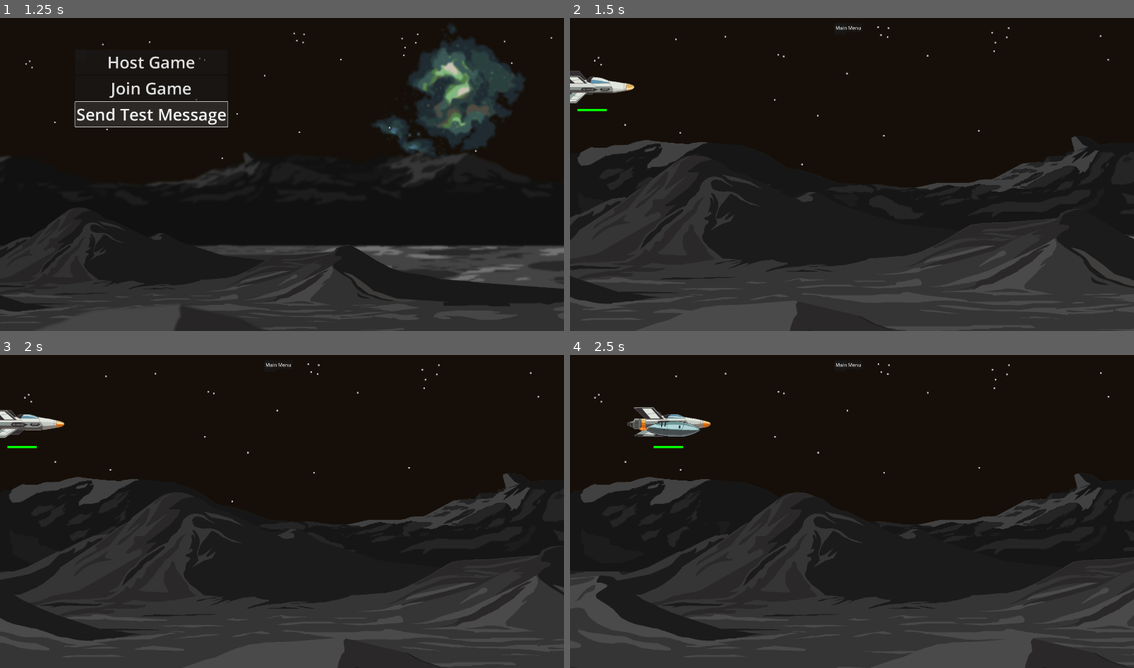
Above: before the commit, frames 1-4 (two rows, left to right).
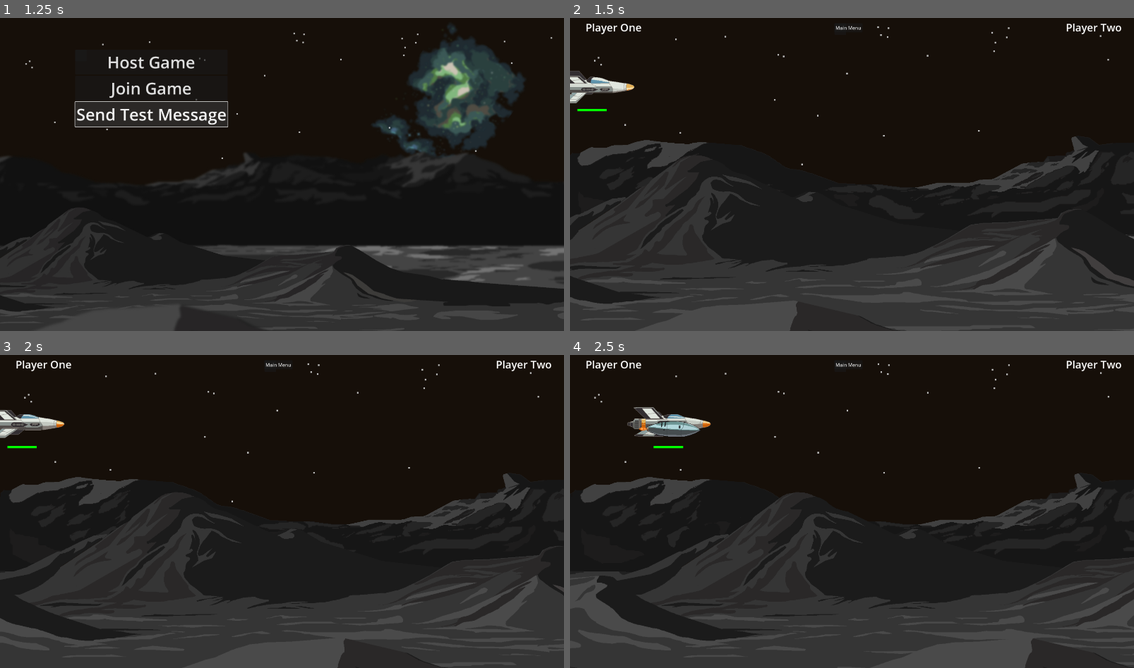
Above: after the commit, the same moments.

Repository: AUTeddy/godot-intro-multiplayer-1
Game: Godot game, scene res://scenes/main_menu.tscn
Two runs of this game, one before a commit and one after it. Both use one fixed random seed, a clock stepped at 60 frames per second and the inputs below.
Inputs:
- Up to frame 1 (1.25 s): click "Send Test Message" at 0.5 s
- Up to frame 2 (1.5 s): click "Host Game" at 1.25 s
- Up to frame 3 (2 s): no input
- Up to frame 4 (2.5 s): hold D (right) from 2.03 s (still down); tap Space (fire) at 2.1 s

Frame 1 is identical in both runs. In frame 2, 0.3% of the frame differs, in the area x 2-98%, y 1-6%; in frame 3, 0.3%; in frame 4, 0.3%.

Commit message:
Section 5 Complete
- added scoreboard
- added ability to play again
- match resets scores and player health after restart or new player joins

Diff:
--- a/project.godot
+++ b/project.godot
@@ -18,6 +18,7 @@
 [autoload]
 
 NetworkManager="*res://scripts/network/network_manager.gd"
+MatchManager="*res://scripts/multiplayer/match_manager.gd"
 
 [display]
 
--- a/scenes/game.tscn
+++ b/scenes/game.tscn
@@ -8,6 +8,7 @@
 [ext_resource type="Texture2D" uid="uid://dpengsylmmv3u" path="res://assets/game-bg/moon_mid.png" id="4_lbhrr"]
 [ext_resource type="Texture2D" uid="uid://dxci2ckfqp2yr" path="res://assets/game-bg/moon_front.png" id="5_iywne"]
 [ext_resource type="Texture2D" uid="uid://daqskdqetu3jm" path="res://assets/game-bg/moon_floor.png" id="6_p57ef"]
+[ext_resource type="Script" uid="uid://qpijsveyphtf" path="res://scripts/components/scoreboard_component.gd" id="9_0tnpc"]
 
 [node name="Game" type="Node2D"]
 script = ExtResource("1_u5sy4")
@@ -99,7 +100,44 @@
 layout_mode = 2
 text = "Main Menu"
 
+[node name="Player1Score" type="Label" parent="GameMenu/Panel"]
+layout_mode = 0
+offset_left = -847.0
+offset_top = -11.0
+offset_right = -657.0
+offset_bottom = 39.0
+theme_override_font_sizes/font_size = 36
+text = "Player One"
+horizontal_alignment = 1
+
+[node name="Player2Score" type="Label" parent="GameMenu/Panel"]
+layout_mode = 0
+offset_left = 788.0
+offset_top = -11.0
+offset_right = 978.0
+offset_bottom = 39.0
+theme_override_font_sizes/font_size = 36
+text = "Player Two"
+horizontal_alignment = 1
+
+[node name="PlayAgain" type="Button" parent="GameMenu/Panel"]
+visible = false
+layout_mode = 0
+offset_left = -142.0
+offset_top = 317.0
+offset_right = 245.0
+offset_bottom = 424.0
+theme_override_font_sizes/font_size = 72
+text = "Play Again!"
+
 [node name="SpawnPath" type="Node2D" parent="."]
 unique_name_in_owner = true
 
+[node name="ScoreboardComponent" type="Node" parent="." node_paths=PackedStringArray("player1_score", "player2_score", "play_again_button")]
+script = ExtResource("9_0tnpc")
+player1_score = NodePath("../GameMenu/Panel/Player1Score")
+player2_score = NodePath("../GameMenu/Panel/Player2Score")
+play_again_button = NodePath("../GameMenu/Panel/PlayAgain")
+metadata/_custom_type_script = "uid://qpijsveyphtf"
+
 [connection signal="pressed" from="GameMenu/Panel/HBoxContainer/MainMenu" to="." method="_on_main_menu_pressed"]
--- /dev/null
+++ b/scripts/components/scoreboard_component.gd
@@ -0,0 +1,40 @@
+class_name ScoreboardComponent
+extends Node
+
+@export var player1_score: Label
+@export var player2_score: Label
+@export var play_again_button: Button
+
+const player1_label = "Player 1\n%s"
+const player2_label = "Player 2\n%s"
+
+func _ready() -> void:
+	play_again_button.pressed.connect(_play_again)
+
+	MatchManager.scores_updated.connect(_update_scores)
+	MatchManager.game_ended.connect(_game_over)
+	MatchManager.game_restarted.connect(_reset_scoreboard)
+
+func _update_scores(scores):
+	for player_name in scores.keys():
+		if player_name == "1":
+			player1_score.text = player1_label % scores["1"]
+		else:
+			player2_score.text = player2_label % scores[player_name]
+
+func _game_over(winning_player_name: String):
+	if winning_player_name == "1":
+		player1_score.text = player1_score.text + "\nWINNER!"
+	else:
+		player2_score.text = player2_score.text + "\nWINNER!"
+
+	if is_multiplayer_authority():
+		play_again_button.visible = true
+
+func _play_again():
+	play_again_button.visible = false
+	MatchManager.restart_match()
+
+func _reset_scoreboard():
+	player1_score.text = player1_label % 0
+	player2_score.text = player2_label % 0
--- /dev/null
+++ b/scripts/multiplayer/match_manager.gd
@@ -0,0 +1,56 @@
+extends Node
+
+const WINNING_SCORE: int = 5
+
+signal scores_updated
+signal game_ended
+signal game_restarted
+
+var game_paused = false
+
+var _player_scores = {}
+
+func player_died(killed_player_name: String):
+	print("Player %s died" % killed_player_name)
+
+	for player_name in _player_scores.keys():
+		if player_name != killed_player_name:
+			_player_scores[player_name] = _player_scores[player_name] + 1
+
+			if _player_scores[player_name] >= WINNING_SCORE:
+				_game_over.rpc(player_name, _player_scores)
+				return
+
+	_report_score.rpc(_player_scores)
+
+@rpc("authority", "call_local", "reliable")
+func _report_score(scores):
+	scores_updated.emit(scores)
+
+@rpc("authority", "call_local", "reliable")
+func _game_over(winning_player_name: String, final_scores):
+	game_paused = true
+	scores_updated.emit(final_scores)
+	game_ended.emit(winning_player_name)
+
+@rpc("authority", "call_local", "reliable")
+func _play_again():
+	game_restarted.emit()
+	game_paused = false
+
+func _reset_scores():
+	for player_name in _player_scores.keys():
+		_player_scores[player_name] = 0
+
+func restart_match():
+	_reset_scores()
+	_play_again.rpc()
+
+func add_player_to_score_keeping(player_name: String):
+	_player_scores[player_name] = 0
+
+func remove_player_from_score_keeping(player_name: String):
+	_player_scores.erase(player_name)
+
+func player_left_game(player_name: String):
+	remove_player_from_score_keeping(player_name)
--- a/scripts/multiplayer/spawn_manager.gd
+++ b/scripts/multiplayer/spawn_manager.gd
@@ -16,11 +16,15 @@
 	print("Peer connected: %s" % network_id)
 	_add_player_to_game(network_id)
 
+	MatchManager.restart_match()
+
 func _peer_disconnected(network_id):
 	print("Peer disconnected: %s" % network_id)
 	var player_to_remove = spawn_path.find_child(str(network_id), false, false)
 	if player_to_remove:
 		player_to_remove.queue_free()
+
+	MatchManager.player_left_game(str(network_id))
 
 func _add_player_to_game(network_id: int):
 
@@ -35,4 +39,6 @@
 		player_to_add.global_transform = Transform2D(0, Vector2(randi_range(1400, 1600), randi_range(50, 570)))
 		player_to_add.selected_ship = player_to_add.ship_types[1]
 
+	MatchManager.add_player_to_score_keeping(str(network_id))
+
 	spawn_path.add_child(player_to_add)
--- a/scripts/player.gd
+++ b/scripts/player.gd
@@ -26,9 +26,10 @@
 
 	if is_multiplayer_authority():
 		attribute_component.no_health.connect(_player_no_health)
+		MatchManager.game_restarted.connect(reset_player)
 
 func _physics_process(delta: float) -> void:
-	if get_tree().get_multiplayer().has_multiplayer_peer() and is_multiplayer_authority():
+	if get_tree().get_multiplayer().has_multiplayer_peer() and is_multiplayer_authority() and not MatchManager.game_paused:
 		var direction := player_input.input_dir
 		if direction:
 			_velocity.x = direction.x * SPEED
@@ -48,6 +49,7 @@
 
 func _player_no_health():
 	print("Player died")
+	MatchManager.player_died(name)
 	await get_tree().create_timer(1).timeout
 	reset_player()
 
--- a/scripts/player_input.gd
+++ b/scripts/player_input.gd
@@ -6,7 +6,7 @@
 var input_dir: Vector2
 
 func _physics_process(delta: float) -> void:
-	if get_tree().get_multiplayer().has_multiplayer_peer() and is_multiplayer_authority():
+	if get_tree().get_multiplayer().has_multiplayer_peer() and is_multiplayer_authority() and not MatchManager.game_paused:
 		input_dir = Input.get_vector("left", "right", "up", "down")
 
 		if Input.is_action_just_pressed("fire"):
Not shown: 1 places in scenes/game.tscn that only renumber resources
Not shown, added: scripts/components/scoreboard_component.gd.uid
Not shown, added: scripts/multiplayer/match_manager.gd.uid
